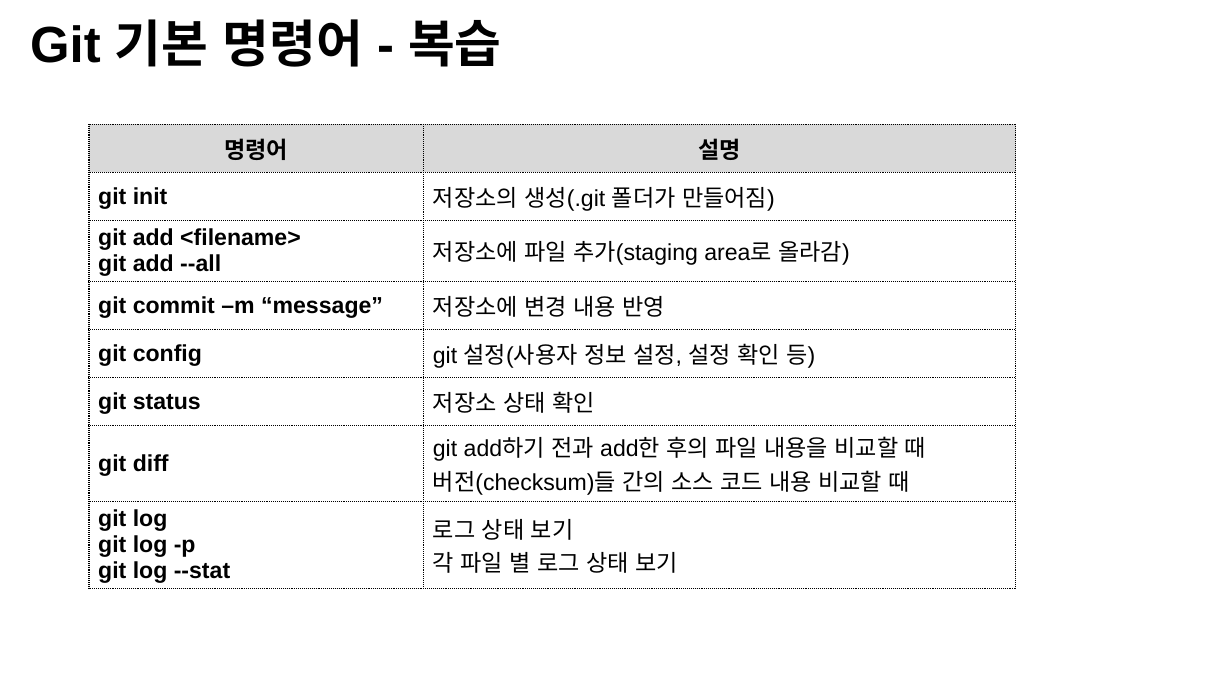
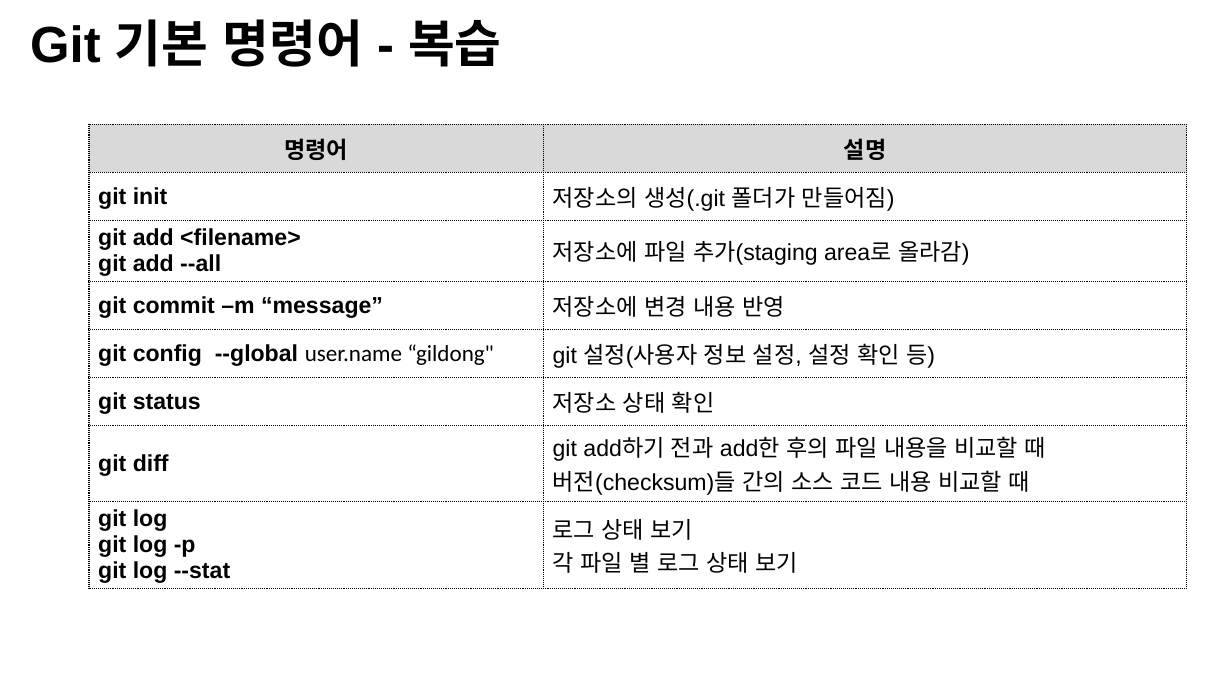
Before and after one commit to Open-Source-Programming/OpenSource-Lec, a slide deck: slide 2 of 07-Git2.pptx. Drawn at 1232x693 pixels with LibreOffice and Linux fonts; fonts in the diff are those of the drawing; background and template pictures are left out. Boxes give left, top, right and bottom in pixels: in the first picture for what was removed or moved away, otherwise in the second. Text is boxed around its words. In the diff, an @@ line names an element or a change of style, - is before the commit and + after.

```diff
--- a/07-Git2.pptx
+++ b/07-Git2.pptx
@@ table at box(89, 125, 1187, 587) @@
@@ row 5, column 1: "git config" to "git config --global user.name “gildong"" @@
@@ table: place and size @@
-table at box(89, 125, 1016, 587)
+table at box(89, 125, 1187, 587)
```
Also in this commit, not shown: 13 other slides changed, 1 slide added, 1 other file.
